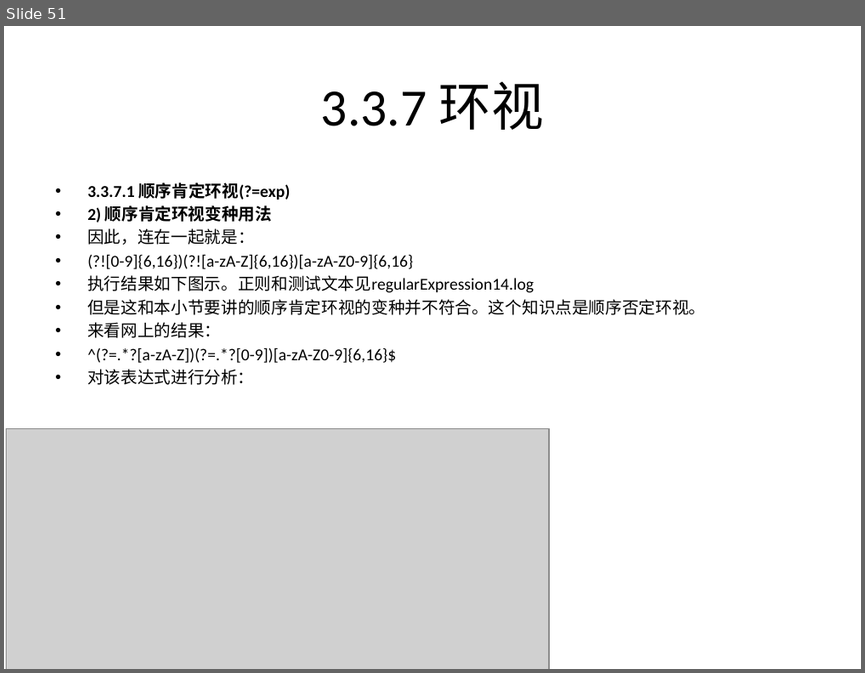
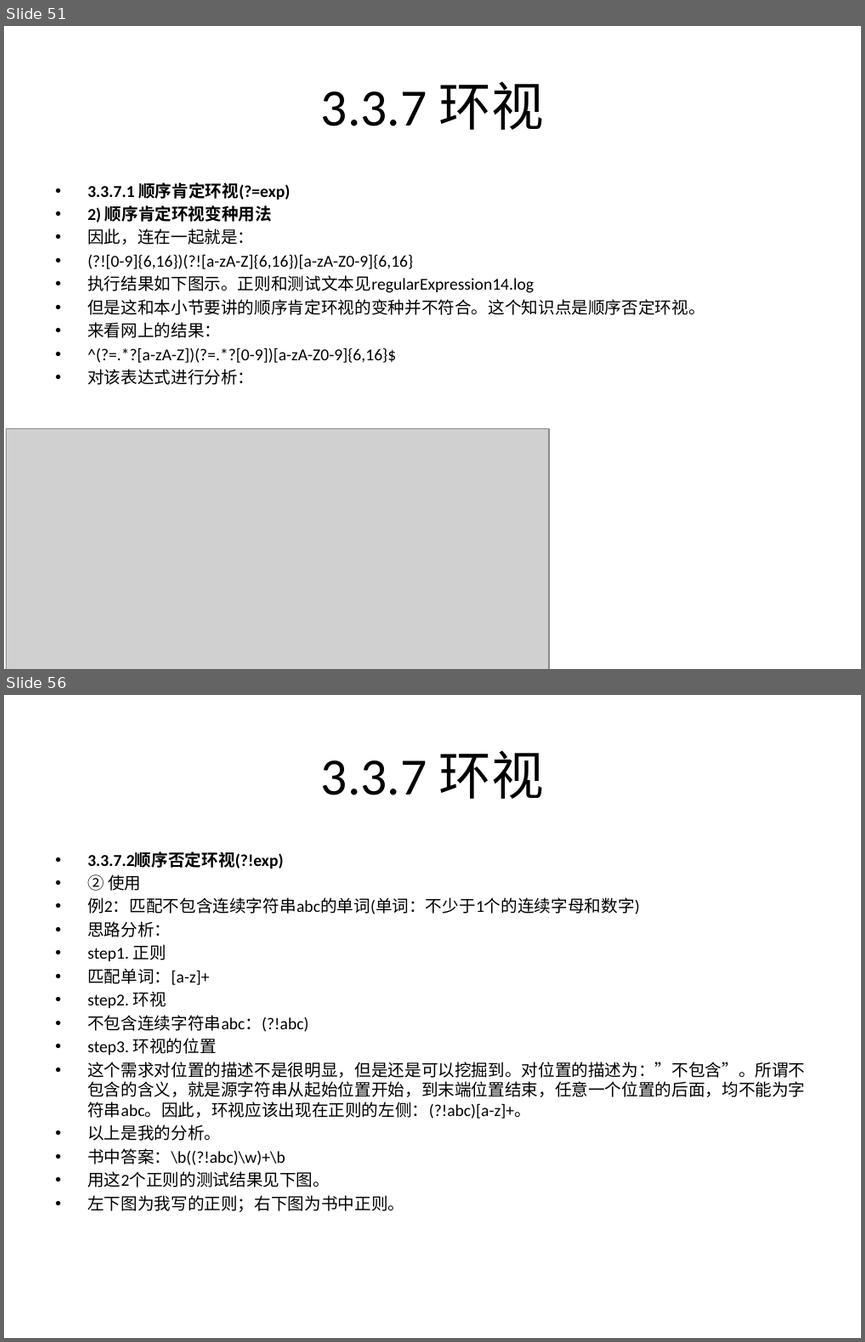
Before and after one commit to rayallen20/regularExpressions, a slide deck: 《PHP核心技术与最佳实践》第3章--正则表达式基础与应用/3.3 正则表达式匹配规则.pptx. Shown one above the other, each under a label of ours: slide 51 before the commit, slides 51 and 56 after it; the slides between them are not shown. The pictures are 865x673 and 865x1342 pixels, drawn with LibreOffice and Linux fonts; fonts in the diff are those of the drawing; grey boxes stand for pictures; background and template pictures are left out. Boxes give left, top, right and bottom in pixels: in the first picture for what was removed or moved away, otherwise in the second. Text is boxed around its words. In the diff, an @@ line names an element or a change of style, - is before the commit and + after.

```diff
--- a/《PHP核心技术与最佳实践》第3章--正则表达式基础与应用/3.3 正则表达式匹配规则.pptx
+++ b/《PHP核心技术与最佳实践》第3章--正则表达式基础与应用/3.3 正则表达式匹配规则.pptx
@@ slide 56 added at [4,695,861,1338], background #FFFFFF @@
@@ title added at [321,750,544,799], 44 pt, text #000000 @@
+3.3.7 环视
@@ text added at [87,851,805,1212], 14 pt, text #000000 @@
+• 3.3.7.2顺序否定环视(?!exp)
+• ② 使用
+• 例2：匹配不包含连续字符串abc的单词(单词：不少于1个的连续字母和数字)
+• 思路分析：
+• step1. 正则
+• 匹配单词：[a-z]+
+• step2. 环视
+• 不包含连续字符串abc：(?!abc)
+• step3. 环视的位置
+• 这个需求对位置的描述不是很明显，但是还是可以挖掘到。对位置的描述为：”不包含”。所谓不包含的含义，就是源字符串从起始位置开始，到末端位置结束，任意一个位置的后面，均不能为字符串abc。因此，环视应该出现在正则的左侧：(?!abc)[a-z]+。
+• 以上是我的分析。
+• 书中答案：\b((?!abc)\w)+\b
+• 用这2个正则的测试结果见下图。
+• 左下图为我写的正则；右下图为书中正则。
```
Also in this commit, not shown: 3 slides changed, 2 other slides added.
